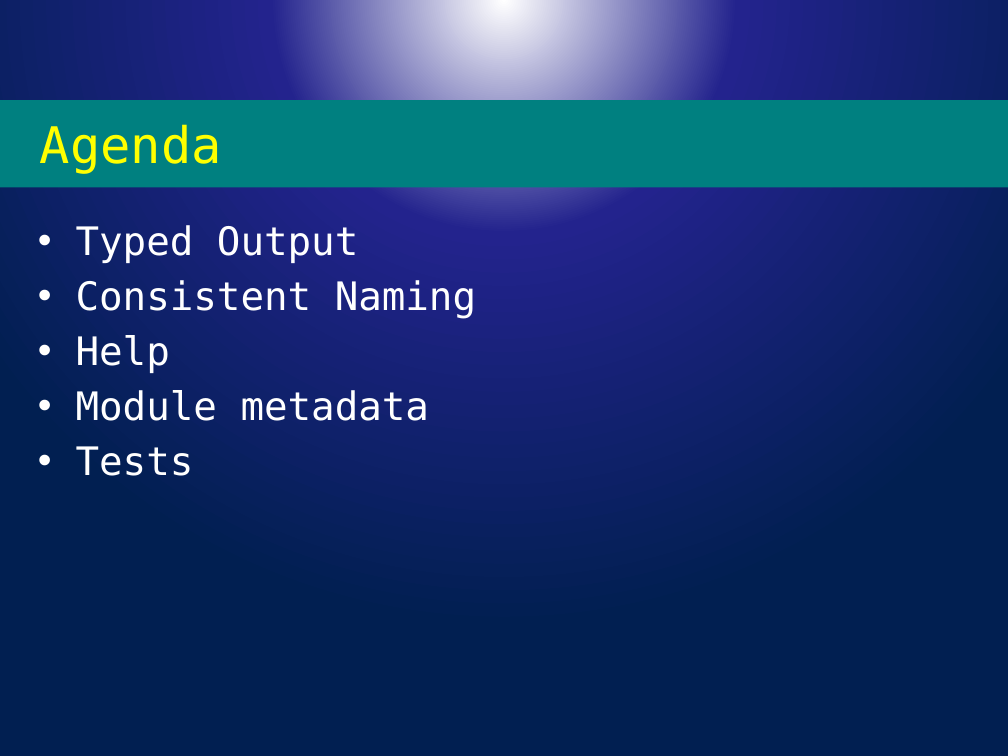
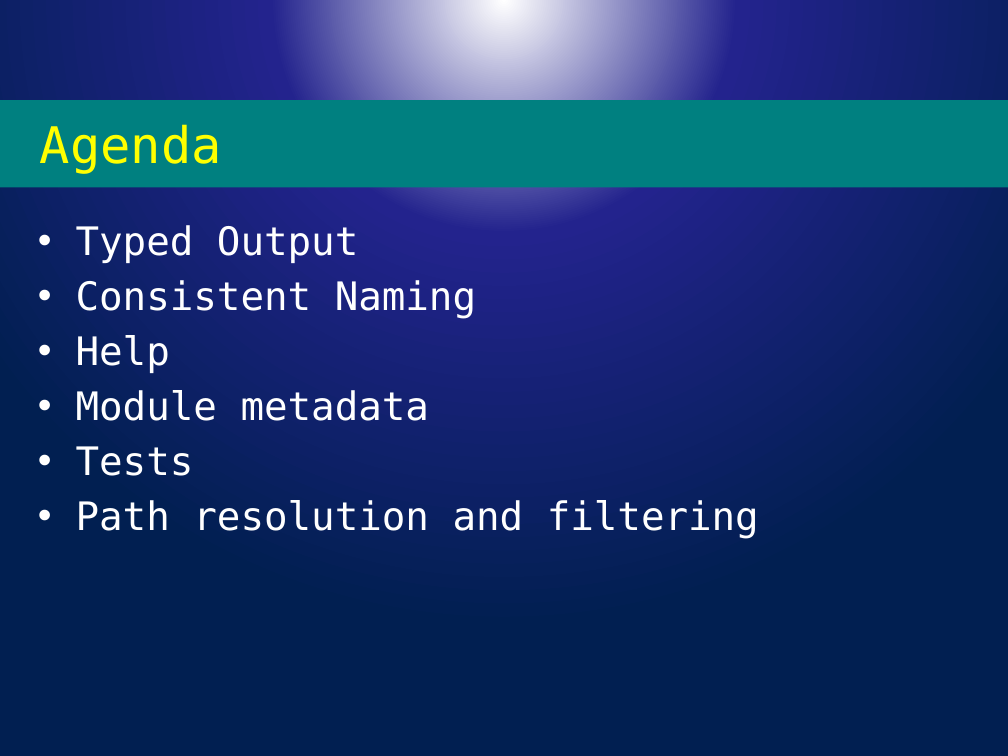
Before and after one commit to powercode/PSConfEU, a slide deck: slide 2 of PSCONFEU_Modules2017.pptx. Drawn at 1008x756 pixels with LibreOffice and Linux fonts; fonts in the diff are those of the drawing; background and template pictures are left out. Boxes give left, top, right and bottom in pixels: in the first picture for what was removed or moved away, otherwise in the second. Text is boxed around its words. In the diff, an @@ line names an element or a change of style, - is before the commit and + after.

```diff
--- a/PSCONFEU_Modules2017.pptx
+++ b/PSCONFEU_Modules2017.pptx
@@ text at [76, 500, 759, 539]: paragraph added @@
+• Path resolution and filtering
```
Also in this commit, not shown: 1 slide added, 2 other files.
